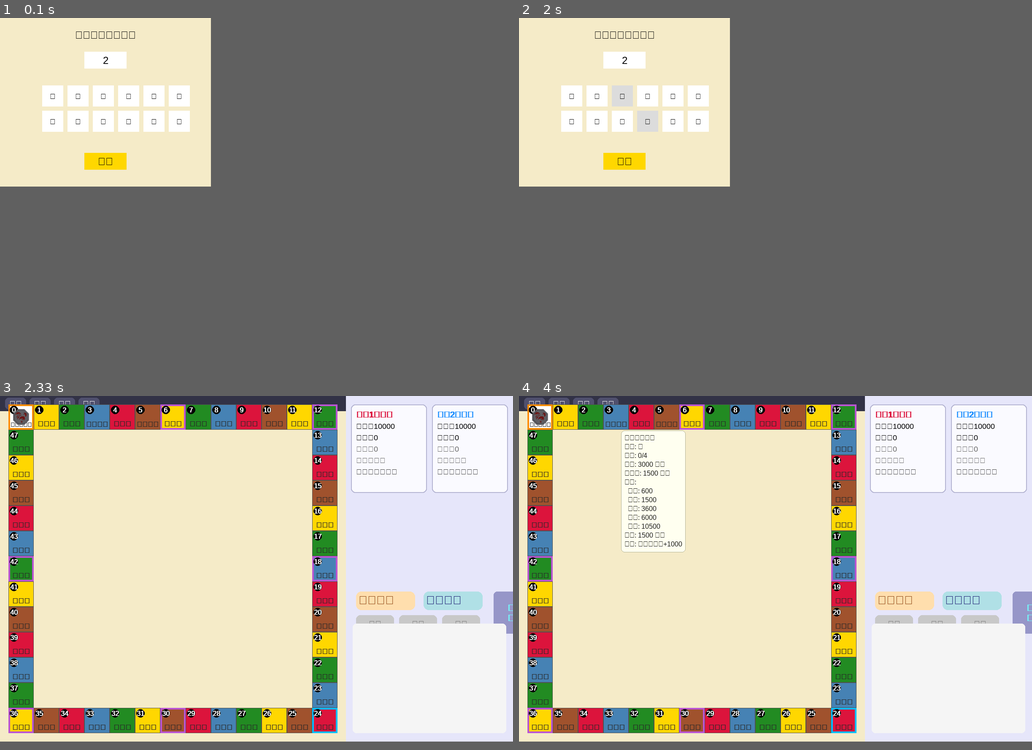
Above: before the commit, frames 1-4 (two rows, left to right).
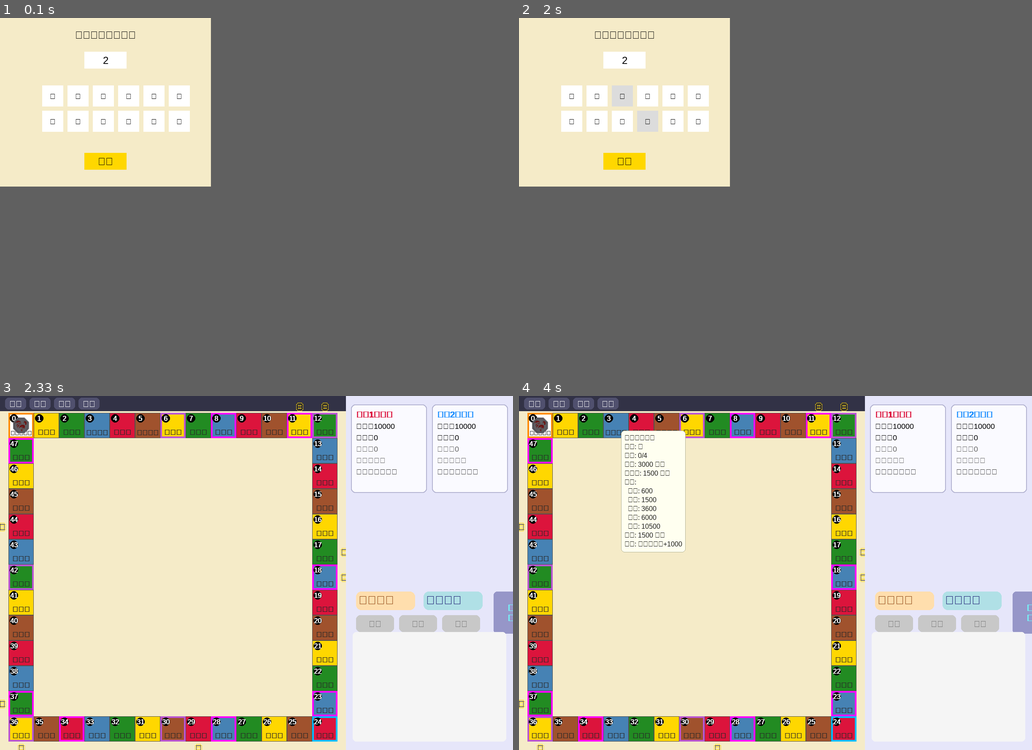
Above: after the commit, the same moments.

Repository: xianyuchen2077/Chinese-Style-Monopoly
Game: pygame game, started from game_pygame_ui.py
The game is run twice, just before and just after one commit, with the same random seed, the same clock (stepped at 60 frames per second) and the same inputs.
Inputs (mouse positions are in pixels of both pictures, inside the frame that each line leads up to):
- Up to frame 1 (0.1 s): no input
- Up to frame 2 (2 s): click (626, 102) at 0.38 s; click (626, 113) at 0.72 s; click "猴" at 1.05 s; click (647, 117) at 1.38 s
- Up to frame 3 (2.33 s): click "开始" at 2.22 s
- Up to frame 4 (4 s): click (970, 707) at 2.55 s; click (703, 498) at 2.88 s; click (908, 541) at 3.22 s; click (960, 544) at 3.55 s; click "3" at 3.88 s
In our replay, in frame 3 the window is 1216x820 before the commit and 1216x840 after it. These sizes can differ from the game's own. Grey fills any space a smaller window leaves; there, only what the larger window draws over its background counts as a difference.

Frames 1-2 are identical in both runs. In frame 3, 13% of the frame differs, in the area x 0-100%, y 1-100%; in frame 4, 13%.

Commit message:
version 2.8.2 完成八卦格随机生成并显示，还未把灵气值奇遇与八卦格联系在一起

Diff:
--- a/game_core.py
+++ b/game_core.py
@@ -642,6 +642,7 @@
         self.idx      = idx          # 格子序号
         self.name     = name         # 名称
         self.element  = element      # 五行
+        self.bagua    = None         # 八卦
         self.price    = price        # 售价（空地）
         self.owner    = None         # 所属玩家
         self.level    = BuildingLevel.EMPTY  # 建筑等级
@@ -649,7 +650,10 @@
 
 class GameBoard:
     def __init__(self):
+        from game_trigger_event import Bagua  # 避免循环引用
         self.tiles = self._init_tiles()
+        self.bagua_tiles = {}
+        self.set_bagua_tiles()
 
     def _init_tiles(self):
         # 使用48个外圈格子，与UI外圈一致
@@ -685,11 +689,39 @@
             name_counters[element] += 1
             special = special_indices.get(idx)
             tiles.append(Tile(idx, name, element=element, price=price_map[element], special=special))
+
         return tiles
+
+    def set_bagua_tiles(self) -> None:
+        """
+        为 48 格外圈棋盘随机贴上 8 个八卦标签。
+        每边（上、右、下、左）随机挑 2 格，共 8 格。
+        """
+        from game_trigger_event import Bagua  # 避免循环引用
+
+        GRID_SIZE = 13
+        edges = {
+            "top":    list(range(0, GRID_SIZE)),
+            "right":  list(range(GRID_SIZE, 2 * GRID_SIZE - 1)),
+            "bottom": list(range(2 * GRID_SIZE - 1, 3 * GRID_SIZE - 2))[::-1],
+            "left":   list(range(3 * GRID_SIZE - 2, 4 * GRID_SIZE - 4))[::-1],
+        }
+
+        bagua_list = list(Bagua)
+        random.shuffle(bagua_list)
+        bagua_idx = 0
+
+        for idx_list in edges.values():
+            for tile_idx in random.sample(idx_list, 2):
+                self.tiles[tile_idx].special = "bagua_lingqi_encounter"
+                self.tiles[tile_idx].bagua = bagua_list[bagua_idx]
+                self.bagua_tiles[tile_idx] = bagua_list[bagua_idx]  # 将八卦信息存储到 self.bagua_tiles
+                bagua_idx += 1
 
 class Game:
     def __init__(self, player_names, zodiacs):
         self.board = GameBoard()
+        self.bagua_tiles = self.board.bagua_tiles
         self.players = [Player(name, zodiac) for name, zodiac in zip(player_names, zodiacs)]
         self.current_player_idx = 0
         self.turn = 0
--- a/game_pygame_ui.py
+++ b/game_pygame_ui.py
@@ -67,6 +67,7 @@
 CELL_SIZE = 60      # 稍微减小，避免与顶部/设置重叠
 MARGIN = 60         # 更大边距
 INFO_WIDTH = 500    # 信息区宽
+Y_OFFSET = 20
 
 SKILL_SUMMARY = {
     '鼠': '灵鼠窃运（控向/停留）',
@@ -236,7 +237,7 @@
         self.margin = margin
         self.info_width = info_width
         self.width = base_grid_w + self.margin * 2 + self.info_width
-        self.height = base_grid_h + self.margin * 2
+        self.height = base_grid_h + self.margin * 2 + Y_OFFSET    # 高度增加20个像素
         self.screen = pygame.display.set_mode((self.width, self.height))
         pygame.display.set_caption('中国文化棋盘游戏')
         self.clock = pygame.time.Clock()
@@ -452,6 +453,46 @@
             rect = img.get_rect(center=(cx, cy))
             self.screen.blit(img, rect)
 
+    def _draw_bagua_tiles(self, grid_map):
+        """
+        在所有八卦灵气奇遇格子外侧绘制突出的八卦字。
+        grid_map 来自 draw_board()，用于把 tile_idx ↔ (r,c) 映射
+        """
+        font_bagua = get_chinese_font(20)
+        gold_color = (255, 215, 0)
+        black_color = (0, 0, 0)
+
+        for tile_idx, bagua in self.game.bagua_tiles.items():
+            pos = [(r, c) for r in range(GRID_SIZE) for c in range(GRID_SIZE) if grid_map[r][c] == tile_idx]
+            if not pos:
+                continue
+            r, c = pos[0]
+            cx = self.margin + c * CELL_SIZE + CELL_SIZE // 2
+            cy = self.margin + r * CELL_SIZE + CELL_SIZE // 2 + Y_OFFSET  # 向下偏移20像素
+
+            # 偏移到格子外侧
+            offset = CELL_SIZE // 2 + 15
+            if r == 0:  # 上边
+                x, y = cx, cy - offset
+            elif r == GRID_SIZE - 1:  # 下边
+                x, y = cx, cy + offset
+            elif c == 0:  # 左边
+                x, y = cx - offset, cy
+            elif c == GRID_SIZE - 1:  # 右边
+                x, y = cx + offset, cy
+            else:
+                continue
+
+            # 绘制八卦字
+            bagua_char = bagua.value
+            outline = font_bagua.render(bagua_char, True, gold_color)  # 金色描边
+            fill = font_bagua.render(bagua_char, True, black_color)    # 黑色填充
+
+            # 为文字添加描边效果
+            for dx, dy in [(-3, 0), (3, 0), (0, -3), (0, 3)]:
+                self.screen.blit(outline, outline.get_rect(center=(x + dx, y + dy)))
+            self.screen.blit(fill, fill.get_rect(center=(x, y)))
+
     def draw_board(self):
         # 背景
         self.screen.fill(BG_COLOR)
@@ -482,7 +523,7 @@
                 if idx == -1:
                     continue
                 x = self.margin + col * CELL_SIZE
-                y = self.margin + row * CELL_SIZE
+                y = self.margin + row * CELL_SIZE + Y_OFFSET  # 向下偏移20像素
                 rect = pygame.Rect(x, y, CELL_SIZE, CELL_SIZE)
 
                 # 填充颜色 & 边框
@@ -503,7 +544,7 @@
                             continue
                         r, c = pos[0]
                         x = self.margin + c * CELL_SIZE
-                        y = self.margin + r * CELL_SIZE
+                        y = self.margin + r * CELL_SIZE + Y_OFFSET    # 向下偏移20像素
                         rect = pygame.Rect(x, y, CELL_SIZE, CELL_SIZE)
                         pygame.draw.rect(self.screen, (0, 255, 0, 180), rect, 5)  # 绿色高亮边框
                 # 酉鸡技能模式下的暗化效果
@@ -557,6 +598,9 @@
                     star_color = ZODIAC_COLORS.get(tile_obj.owner.zodiac, GOLD)
                     self._draw_owner_mark((x + CELL_SIZE - 14, y + 14), tile_obj)
 
+        # ---------- 绘制八卦字 ----------
+        self._draw_bagua_tiles(grid_map)
+
         # 3. 画玩家棋子
         for i, player in enumerate(self.game.players):
             # 1. 画主体
@@ -564,7 +608,7 @@
             if not pos: continue
             row, col = pos[0]
             cx = self.margin + col * CELL_SIZE + CELL_SIZE // 2
-            cy = self.margin + row * CELL_SIZE + CELL_SIZE // 2
+            cy = self.margin + row * CELL_SIZE + CELL_SIZE // 2 + Y_OFFSET    # 高度增加20个像素
             self._draw_player_sprite(i, cx, cy, alpha=255, player=player, is_clone=False)
 
             # 2. 画分身
@@ -576,7 +620,7 @@
                     if pos2:
                         row2, col2 = pos2[0]
                         cx2 = self.margin + col2*CELL_SIZE + CELL_SIZE//2
-                        cy2 = self.margin + row2*CELL_SIZE + CELL_SIZE//2
+                        cy2 = self.margin + row2*CELL_SIZE + CELL_SIZE//2 + Y_OFFSET    # 高度增加20个像素
                         self._draw_player_sprite(i, cx2, cy2, alpha=255, player=player, is_clone=True)
 
             # ========== 寅虎强制合体模式下的特殊绘制 ==========
@@ -588,7 +632,7 @@
                     if pos2:
                         row2, col2 = pos2[0]
                         cx2 = self.margin + col2*CELL_SIZE + CELL_SIZE//2
-                        cy2 = self.margin + row2*CELL_SIZE + CELL_SIZE//2
+                        cy2 = self.margin + row2*CELL_SIZE + CELL_SIZE//2 + Y_OFFSET    # 高度增加20个像素
                         self._draw_player_sprite(i, cx2, cy2, alpha=255, player=player, is_clone=True)
 
             # ========== 未羊灵魂出窍半透明灵魂绘制 ==========
@@ -602,7 +646,7 @@
                     if soul_pos:
                         sr, sc = soul_pos[0]
                         sx = self.margin + sc * CELL_SIZE + CELL_SIZE // 2
-                        sy = self.margin + sr * CELL_SIZE + CELL_SIZE // 2
+                        sy = self.margin + sr * CELL_SIZE + CELL_SIZE // 2 + Y_OFFSET    # 高度增加20个像素
                         self._draw_player_sprite(i, sx, sy, alpha=200)
 
         # 4. === 地皮悬停检测 ===
@@ -613,7 +657,7 @@
                 idx = grid_map[row][col]
                 if idx == -1: continue
                 x = self.margin + col * CELL_SIZE
-                y = self.margin + row * CELL_SIZE
+                y = self.margin + row * CELL_SIZE + Y_OFFSET  # 向下偏移20像素
                 rect = pygame.Rect(x, y, CELL_SIZE, CELL_SIZE)
                 if rect.collidepoint(mouse_pos):
                     self.hovered_tile = idx
@@ -1063,7 +1107,7 @@
                 idx = grid_map[row][col]
                 if idx == -1: continue
                 x = self.margin + col * CELL_SIZE
-                y = self.margin + row * CELL_SIZE
+                y = self.margin + row * CELL_SIZE + Y_OFFSET  # 向下偏移20像素
                 rect = pygame.Rect(x, y, CELL_SIZE, CELL_SIZE)
                 if rect.collidepoint(pos):
                     return idx
--- /dev/null
+++ b/game_trigger_event.py
@@ -0,0 +1,87 @@
+# game_tigger_event.py
+# 奇遇事件专用逻辑
+
+import random
+from typing import Dict, List
+from game_core import fmt_name, Game, Player, Tile
+from enum import Enum
+
+# 八卦枚举
+class Bagua(Enum):
+    QIAN = "乾"
+    KUN  = "坤"
+    ZHEN = "震"
+    XUN  = "巽"
+    KAN  = "坎"
+    LI   = "离"
+    GEN  = "艮"
+    DUI  = "兑"
+
+# 八卦灵气值事件表
+BAGUA_LINGQI_EVENTS: Dict[Bagua, List[dict]] = {
+    Bagua.QIAN: [
+        {"name": "云行雨施", "desc": "品物流形", "type": "positive"},
+        {"name": "天道盈虚", "desc": "亢龙有悔之象", "type": "negative"},
+    ],
+    Bagua.KUN: [
+        {"name": "地载万物", "desc": "万物资生", "type": "positive"},
+        {"name": "坤德含章", "desc": "无成有终", "type": "mixed"},
+    ],
+    Bagua.ZHEN: [
+        {"name": "雷出地奋", "desc": "豫卦之象", "type": "positive"},
+        {"name": "震惧致福", "desc": "恐惧修省", "type": "negative"},
+    ],
+    Bagua.XUN: [
+        {"name": "随风赋灵", "desc": "君子以申命行事", "type": "positive"},
+        {"name": "风行灵散", "desc": "无所不入亦无所守", "type": "negative"},
+    ],
+    Bagua.KAN: [
+        {"name": "坎渊悟道", "desc": "维心亨行有尚", "type": "positive"},
+        {"name": "水流灵逝", "desc": "习坎失道", "type": "negative"},
+    ],
+    Bagua.LI: [
+        {"name": "离明顿悟", "desc": "大人以继明照于四方", "type": "positive"},
+        {"name": "火焚灵耗", "desc": "突如其来如焚如", "type": "negative"},
+    ],
+    Bagua.GEN: [
+        {"name": "艮止凝元", "desc": "君子以思不出其位", "type": "positive"},
+        {"name": "山止灵滞", "desc": "时止则止时行则行", "type": "negative"},
+    ],
+    Bagua.DUI: [
+        {"name": "兑言纳灵", "desc": "君子以朋友讲习", "type": "positive"},
+        {"name": "泽涸灵枯", "desc": "孚于剥位正当也", "type": "negative"},
+    ],
+}
+
+# # ---------- 八卦灵气事件对外接口 ----------
+# def trigger_bagua_lingqi_encounter(game: "Game", player: "Player", tile: "Tile"):
+#     bagua = tile.bagua
+#     events = BAGUA_LINGQI_EVENTS[bagua]
+#     event = random.choice(events)
+
+#     game.log.append(f"{fmt_name(player)} 触发【{bagua.value[0]}为{bagua.value[1]}】奇遇")
+#     game.log.append(f"「{event['name']}」- {event['desc']}")
+
+#     handler_name = f"_handle_{bagua.name.lower()}_{event['name']}"
+#     globals()[handler_name](game, player, event)
+
+# # ---------- 各事件实现 ----------
+# def _handle_qian_云行雨施(game: "Game", player: "Player", event: dict):
+#     player.add_lingqi(500, source=event['name'])
+#     player.lingqi_buffs.append({"type": "gain", "value": 100, "turns": 3, "source": event['name']})
+
+# def _handle_qian_天道盈虚(game: "Game", player: "Player", event: dict):
+#     lost = player.lose_lingqi(player.lingqi, source=event['name'])
+#     player.lingqi_buffs.append({"type": "gain", "value": lost // 2, "turns": 3, "source": "天道盈虚返还"})
+
+# def _handle_kun_地载万物(game: "Game", player: "Player", event: dict):
+#     gain = len(player.properties) * 50
+#     player.add_lingqi(gain, source=event['name'])
+
+# def _handle_kun_坤德含章(game: "Game", player: "Player", event: dict):
+#     convert = int(player.money * 0.1)
+#     player.money -= convert
+#     player.add_lingqi(convert, source=event['name'])
+#     player.add_status_effect("无法获得金币", 1)
+
+# # —— 其余 6 卦 12 个事件，可按同样格式继续补全 ——
Not shown, changed: bugs.md
